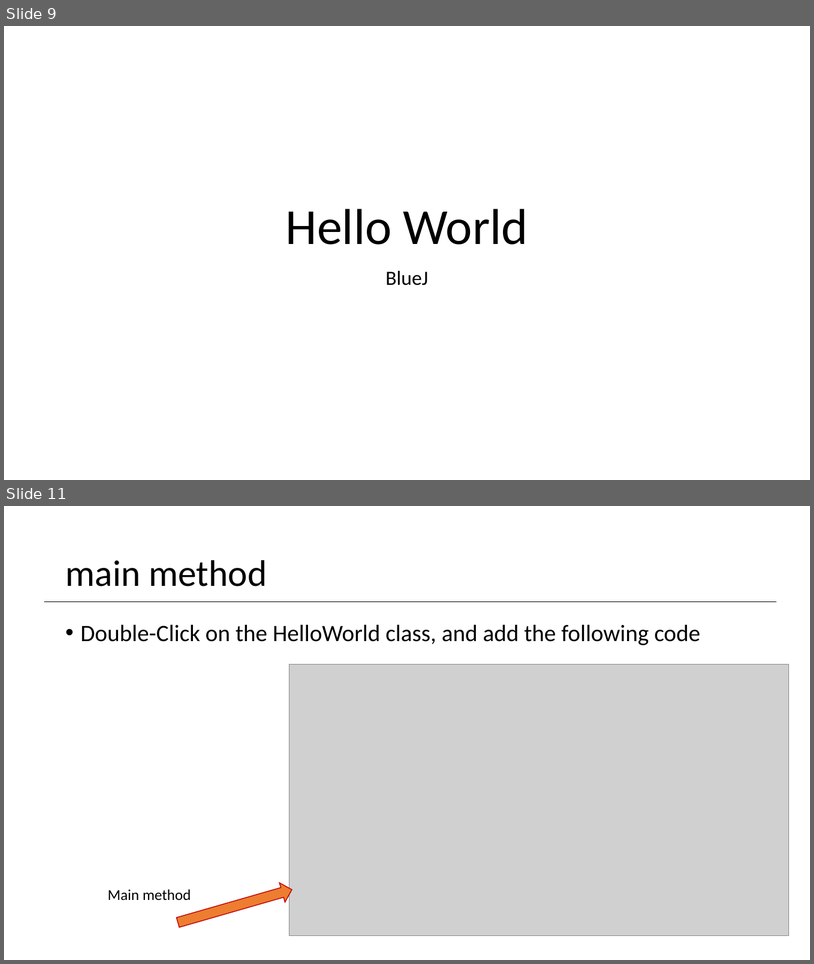
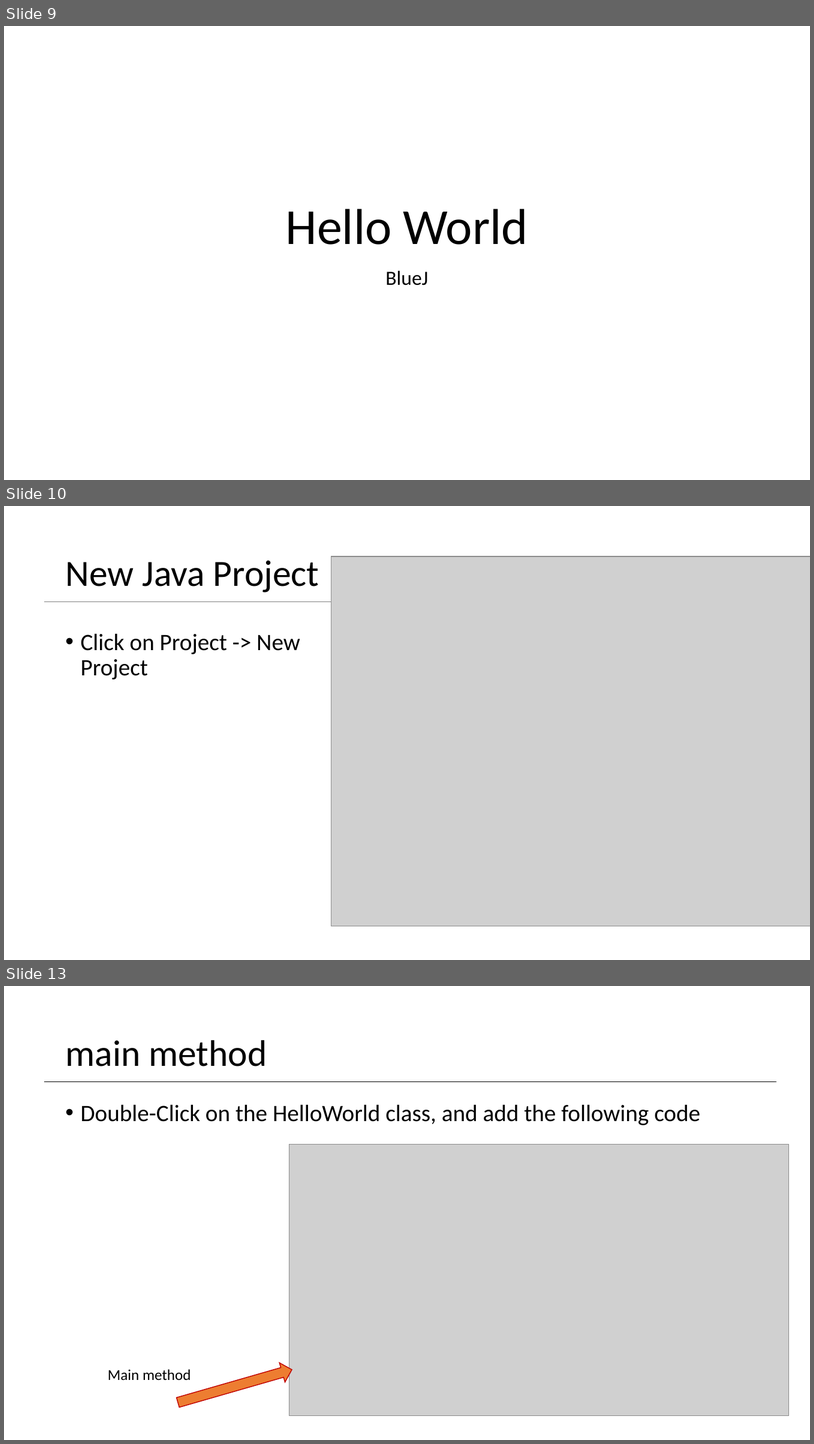
Before and after one commit to Programming-Fundamentals-SETU/prog-fund-1-sept-25, a slide deck: topic01-objects-and-classes/unit-1/talk-1-bluej/getting-started-bluej.pptx. Shown one above the other, each under a label of ours: slides 9 and 11 before the commit, slides 9, 10 and 13 after it; the slides between them are not shown. The pictures are 814x964 and 814x1444 pixels, drawn with LibreOffice and Linux fonts; fonts in the diff are those of the drawing; grey boxes stand for pictures. Boxes give left, top, right and bottom in pixels: in the first picture for what was removed or moved away, otherwise in the second. Text is boxed around its words. In the diff, an @@ line names an element or a change of style, - is before the commit and + after.

```diff
--- a/topic01-objects-and-classes/unit-1/talk-1-bluej/getting-started-bluej.pptx
+++ b/topic01-objects-and-classes/unit-1/talk-1-bluej/getting-started-bluej.pptx
@@ slide 10 added at [4,506,810,960], background #FFFFFF @@
@@ picture added at [332,556,810,926] @@
@@ title added at [65,560,320,592], 44 pt, text #000000 @@
+New Java Project
@@ line added from (45, 601) to (777, 601), #808080 1 pt @@
@@ text added at [81,633,300,679], 28 pt, text #000000 @@
+• Click on Project -> New Project
@@ what was slide 11 is now slide 13 @@
```
Also in this commit, not shown: 1 slide changed, 1 other slide added, 5 other files.
